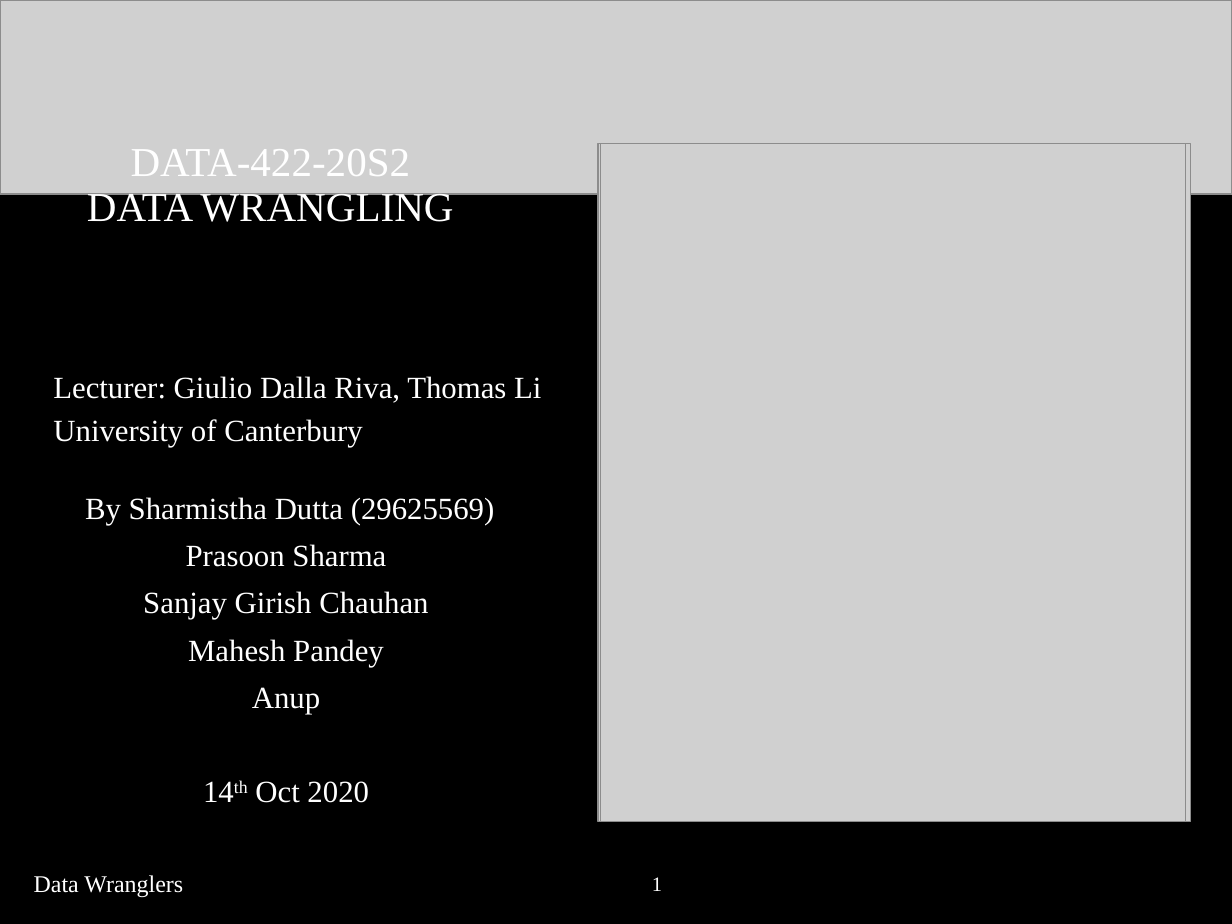
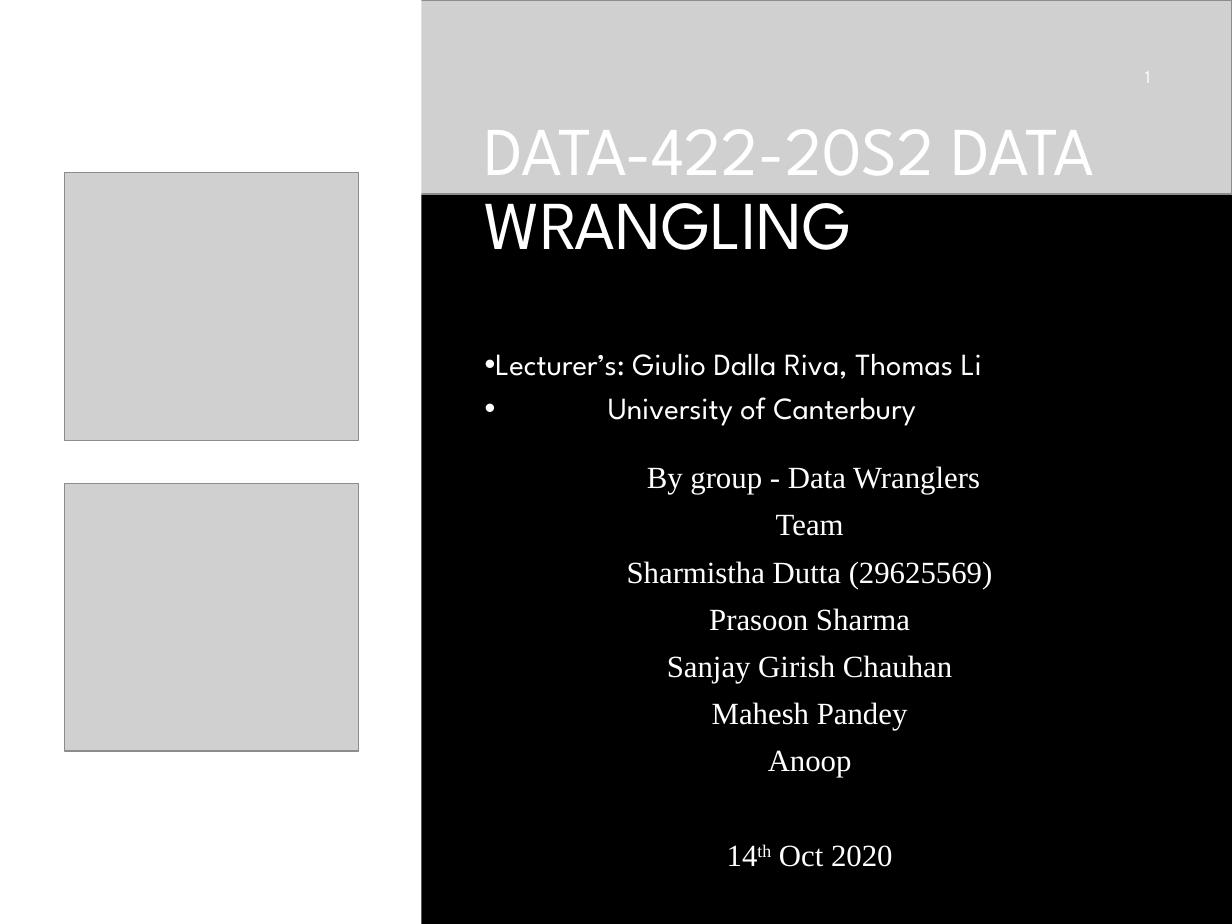
Before and after one commit to prasoons/ProjectDW, a slide deck: slide 1 of DATA-422-Data Wrangling Group Project.pptx. Drawn at 1232x924 pixels with LibreOffice and Linux fonts; fonts in the diff are those of the drawing; grey boxes stand for pictures; background and template pictures are left out. Boxes give left, top, right and bottom in pixels: in the first picture for what was removed or moved away, otherwise in the second. Text is boxed around its words. In the diff, an @@ line names an element or a change of style, - is before the commit and + after.

Commit message:
Update on PPT

```diff
--- a/DATA-422-Data Wrangling Group Project.pptx
+++ b/DATA-422-Data Wrangling Group Project.pptx
@@ rectangle removed at <box>0,0,1232,924</box> @@
@@ rectangle added at <box>0,0,421,924</box>, fill #FFFFFF @@
@@ text "1": place and size @@
-text "1" at <box>652,877,662,891</box>
+text "1" at <box>1145,72,1150,73</box>
@@ text "1" at <box>1145,72,1150,73</box>: size 12 to 10.5 pt, font Times New Roman to League Spartan; alignment centre to right @@
@@ text "DATA-422-20S2 DATA WRANGLING": place and size @@
-text "DATA-422-20S2 DATA WRANGLING" at <box>87,149,453,222</box>
+text "DATA-422-20S2 DATA WRANGLING" at <box>485,129,1095,250</box>
@@ text "DATA-422-20S2 DATA WRANGLING" at <box>485,129,1095,250</box>: size 24 to 40 pt, font Times New Roman to League Spartan; alignment centre to left; vertical alignment bottom to middle @@
@@ picture: place and size @@
-picture at <box>598,144,1190,822</box>
+picture at <box>64,172,359,440</box>
@@ text "Lecturer’s: Giulio Dalla Riva, Thomas ...": place and size @@
-text "Lecturer’s: Giulio Dalla Riva, Thomas ..." at <box>53,376,541,447</box>
+text "Lecturer’s: Giulio Dalla Riva, Thomas ..." at <box>495,353,982,426</box>
@@ text at <box>495,353,982,379</box>: text changed; font Times New Roman to League Spartan @@
-Lecturer: Giulio Dalla Riva, Thomas Li
+• Lecturer’s: Giulio Dalla Riva, Thomas Li
@@ text at <box>608,397,916,426</box>: font Times New Roman to League Spartan in "University of Canterbury"; alignment justified to left; bullet none to • @@
@@ text "By group - Data Wranglers": place and size @@
-text "By group - Data Wranglers" at <box>85,497,495,803</box>
+text "By group - Data Wranglers" at <box>627,466,993,867</box>
@@ text at <box>627,466,993,589</box>: text changed @@
-By Sharmistha Dutta (29625569)
+By group - Data Wranglers
+Team
+Sharmistha Dutta (29625569)
@@ picture: place and size @@
-picture at <box>600,144,1185,822</box>
+picture at <box>64,484,359,752</box>
@@ text at <box>768,750,852,778</box>: text changed @@
-Anup
+Anoop
@@ text removed at <box>34,875,183,897</box> @@
-Data Wranglers
```
Also in this commit, not shown: 1 other slide changed.
